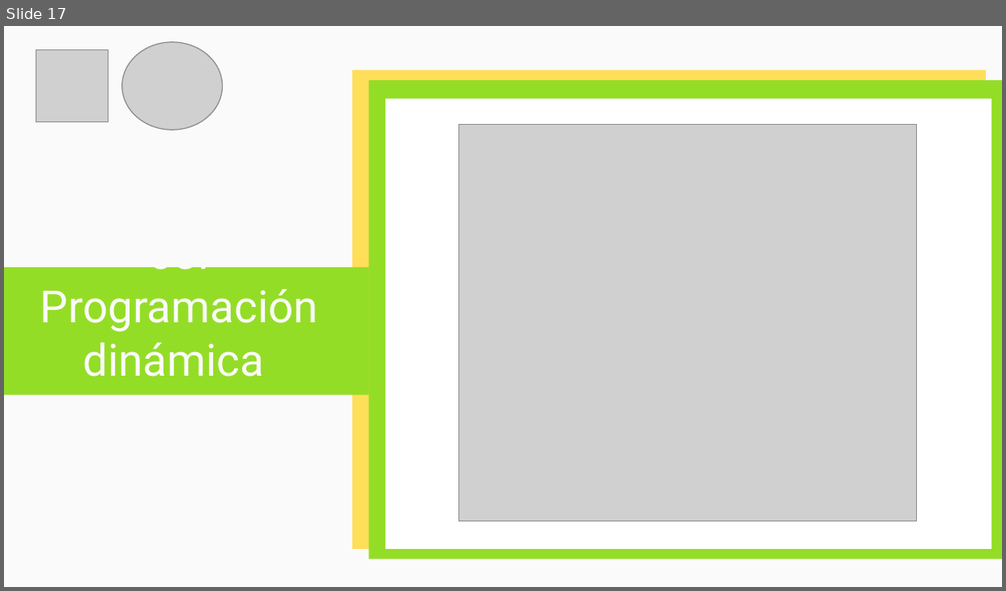
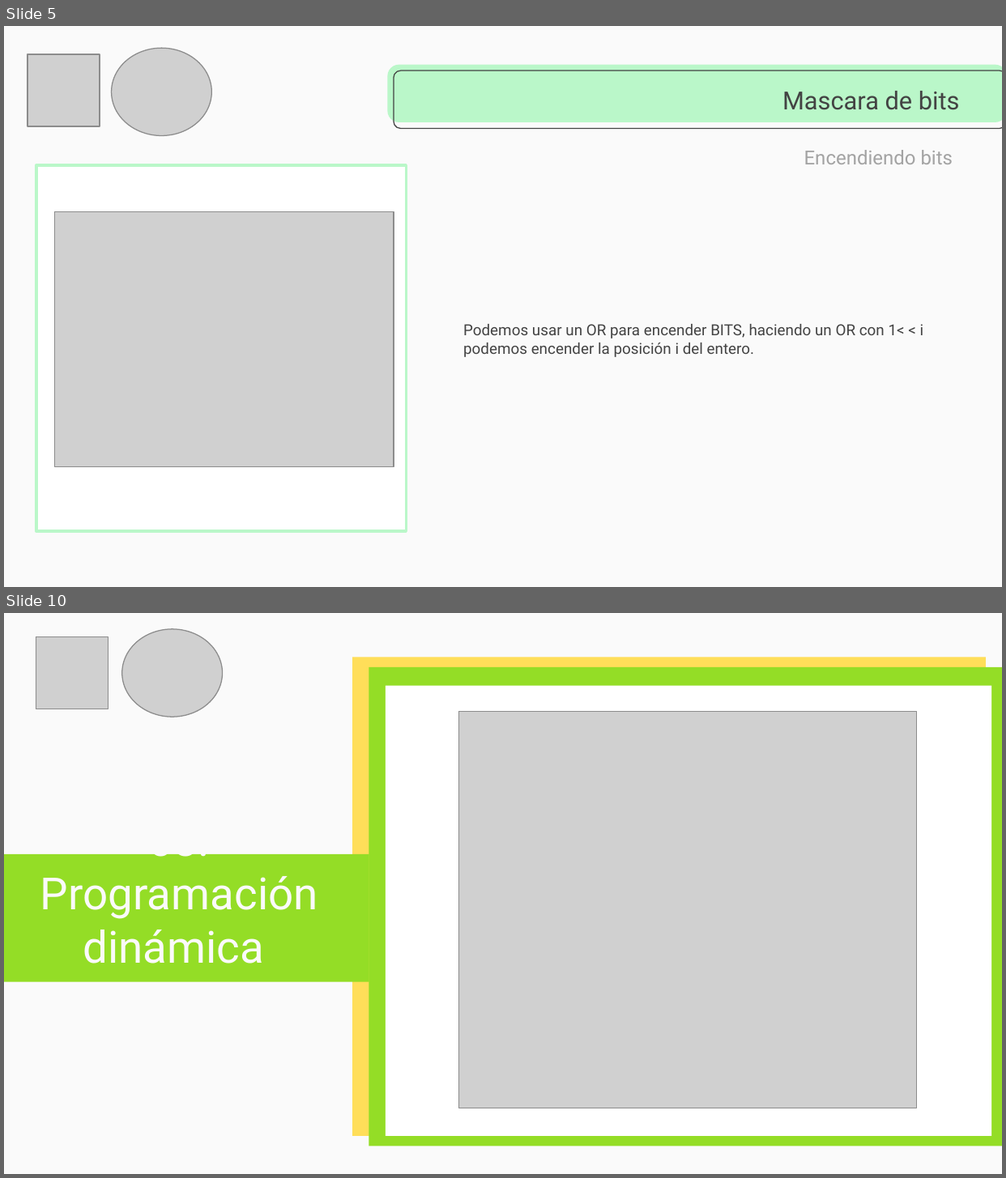
Before and after one commit to cangothic/CursoDePrgramacionCompetitiva, a slide deck: clase 4/Capacitación Maratones.pptx. Shown one above the other, each under a label of ours: slide 17 before the commit, slides 5 and 10 after it; the slides between them are not shown. The pictures are 1006x591 and 1006x1178 pixels, drawn with LibreOffice and Linux fonts; fonts in the diff are those of the drawing; grey boxes stand for pictures. Boxes give left, top, right and bottom in pixels: in the first picture for what was removed or moved away, otherwise in the second. Text is boxed around its words. In the diff, an @@ line names an element or a change of style, - is before the commit and + after.

```diff
--- a/clase 4/Capacitación Maratones.pptx
+++ b/clase 4/Capacitación Maratones.pptx
@@ slide 5 added at (x1=4, y1=26, x2=1002, y2=587), background #FAFAFA @@
@@ picture added at (x1=112, y1=48, x2=211, y2=136) @@
@@ picture added at (x1=28, y1=54, x2=100, y2=126) @@
@@ rounded rectangle added at (x1=387, y1=65, x2=1002, y2=123), fill #BAF7C9 @@
@@ rounded rectangle added at (x1=393, y1=71, x2=1002, y2=129), outline #434343 0.75 pt @@
@@ title added at (x1=782, y1=91, x2=960, y2=110), 18 pt, text #434343 @@
+Mascara de bits
@@ rectangle added at (x1=36, y1=165, x2=406, y2=532), fill #FFFFFF, outline #BAF7C9 2 pt @@
@@ text added at (x1=804, y1=150, x2=953, y2=165), 14 pt, text #A3A3A3 @@
+Encendiendo bits
@@ picture added at (x1=55, y1=211, x2=393, y2=467) @@
@@ subtitle added at (x1=463, y1=324, x2=924, y2=357), 11 pt, text #434343 @@
+Podemos usar un OR para encender BITS, haciendo un OR con 1< < i podemos encender la posición i del entero.
@@ what was slide 17 is now slide 10 @@
```
Also in this commit, not shown: 2 slides changed, 14 other slides added, 16 slides removed.
